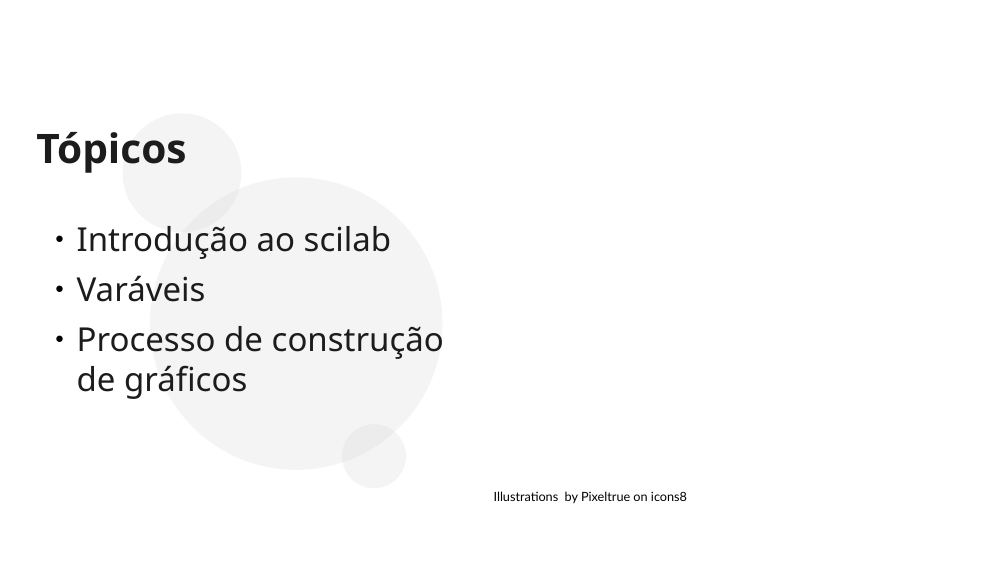
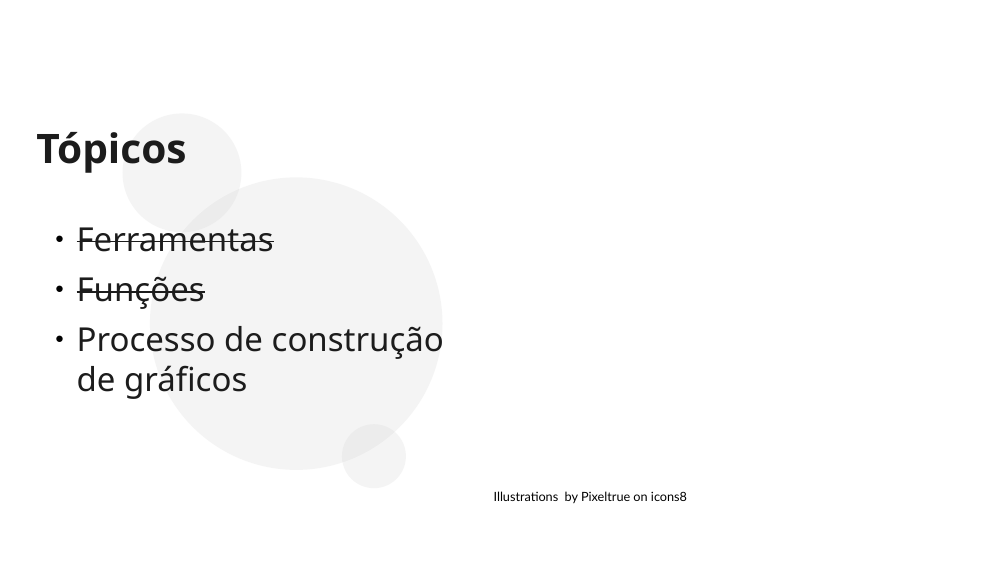
Before and after one commit to Lucasitron/Grafico_scilab, a slide deck: slide 8 of apresentação/Scilab.odp (slide 2 before the commit). Drawn at 1008x567 pixels with LibreOffice and Linux fonts; fonts in the diff are those of the drawing; background and template pictures are left out. Boxes give left, top, right and bottom in pixels: in the first picture for what was removed or moved away, otherwise in the second. Text is boxed around its words. In the diff, an @@ line names an element or a change of style, - is before the commit and + after.

```diff
--- a/apresentação/Scilab.odp
+++ b/apresentação/Scilab.odp
@@ text at [77,227,274,252]: text changed @@
-● Introdução ao scilab
+● Ferramentas
@@ text at [77,276,205,309]: text changed @@
-● Varáveis
+● Funções
```
Also in this commit, not shown: 6 other slides changed, 11 slides added, 4 slides removed, 15 other files.
